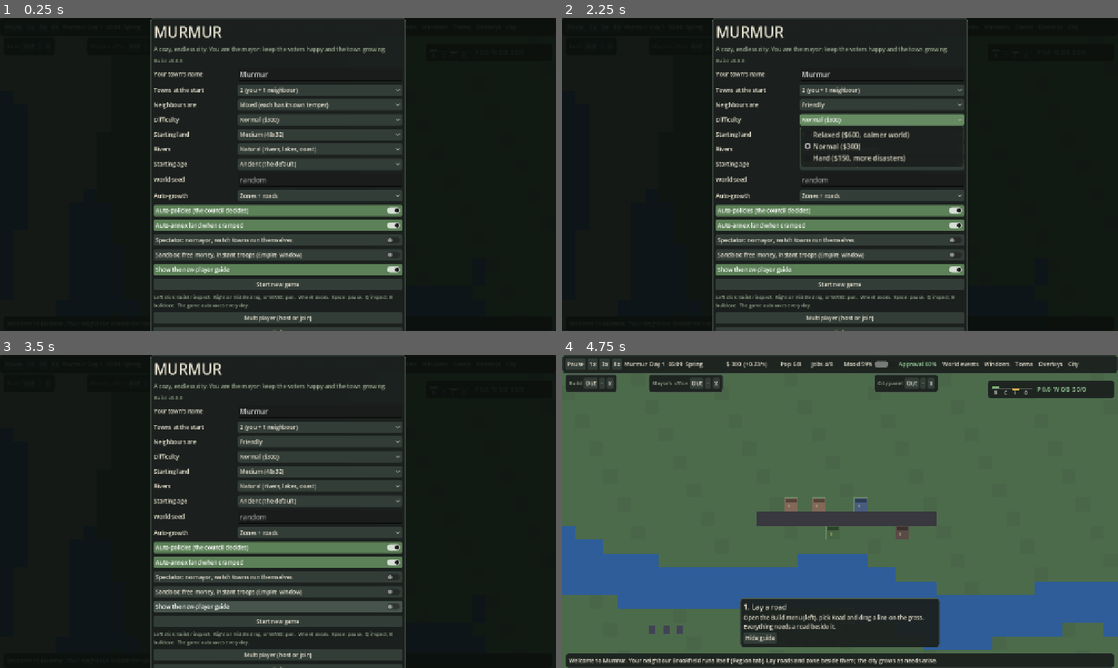
Above: before the commit, frames 1-4 (two rows, left to right).
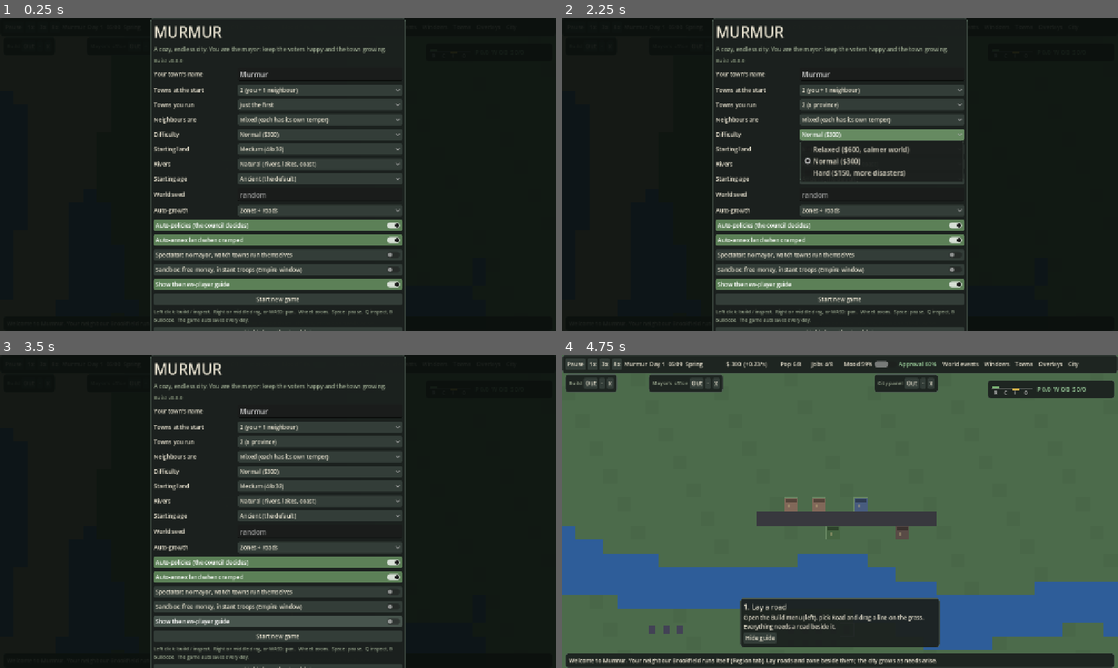
Above: after the commit, the same moments.

Repository: krugerhomeassistant/murmur
Game: Godot game, scene res://scenes/main.tscn
Two runs of this game, one before a commit and one after it. Both use one fixed random seed, a clock stepped at 60 frames per second and the inputs below.
Inputs (mouse positions are in pixels of both pictures, inside the frame that each line leads up to):
- Up to frame 1 (0.25 s): no input
- Up to frame 2 (2.25 s): click (884, 105) at 0.5 s, where only the run after the commit has a clickable "Just the first"; click "Normal ($300)" at 1.25 s; click "Normal ($300)" at 2 s
- Up to frame 3 (3.5 s): click "Show the new-player guide" at 2.75 s
- Up to frame 4 (4.75 s): click "Show the new-player guide" at 3.5 s; click "Start new game" at 4.25 s

The runs differ from the first frame. In frame 1, 13% of the frame differs, in the area x 27-73%, y 26-100%; in frame 2, 15%; in frame 3, 10%; in frame 4, less than 0.1%.

Commit message:
Scenario: towns you run and per-town ages

Diff:
--- a/client/scripts/main.gd
+++ b/client/scripts/main.gd
@@ -271,8 +271,9 @@
 		towns[k].acc = 0.3 * k
 		towns[k].set_start(lw, lh)
 		towns[k].ev_scale = [1.5, 1.0, 0.7][diff]
-	for t in towns:
-		Ages.set_age(t, o.get("age", Ages.LAST))
+	var ages: Array = o.get("ages", [])  # scenario: per-town age, the "age" option fills the rest
+	for k in towns.size():
+		Ages.set_age(towns[k], ages[k] if k < ages.size() else o.get("age", Ages.LAST))
 	city.coins = [600.0, 300.0, 150.0][diff]
 	city.auto_mode = o.get("auto", 2)
 	city.auto_policy = o.get("policy", true)
@@ -284,6 +285,14 @@
 			t.auto_mode = 2
 			t.auto_policy = true
 			t.auto_expand = true
+	for k in range(1, mini(int(o.get("runs", 1)), towns.size())):  # scenario: you run several towns (Tab switches)
+		var mine := towns[k]
+		mine.human = true
+		mine.coins = city.coins
+		mine.temper = 0.0
+		mine.auto_mode = city.auto_mode
+		mine.auto_policy = city.auto_policy
+		mine.auto_expand = city.auto_expand
 	if o.get("spectate", false):
 		headline = "Spectating: no mayor. Tab or the Towns menu switches town, F toggles auto-follow, 8x speeds it up."
 		return
--- a/client/scripts/setup.gd
+++ b/client/scripts/setup.gd
@@ -8,6 +8,7 @@
 var o_seed: LineEdit
 var o_sand: CheckButton
 var o_towns: OptionButton
+var o_runs: OptionButton
 var o_mood: OptionButton
 var o_diff: OptionButton
 var o_land: OptionButton
@@ -70,6 +71,7 @@
 	o_name.max_length = 18
 	_row(v, "Your town's name", o_name, "What your town is called.")
 	o_towns = _opt(v, "Towns at the start", ["1 (just you)", "2 (you + 1 neighbour)", "3 (you + 2 neighbours)", "4 (you + 3 neighbours)", "5", "6", "7", "8 (busy region)"], 1, "Neighbour towns run themselves. You trade, ally, embargo or fight with them. You can found more later from the Towns menu.")
+	o_runs = _opt(v, "Towns you run", ["Just the first", "2 (a province)", "4", "All of them (a continent)"], 0, "How many of the starting towns are yours. The rest run themselves. Tab switches between your towns. Never more than the towns at the start.")
 	o_mood = _opt(v, "Neighbours are", ["Friendly", "Mixed (each has its own temper)", "Prickly", "Random"], 1, "How the neighbours feel about you at the start. Friendly towns offer pacts; prickly ones smuggle, raid and demand tribute.")
 	o_diff = _opt(v, "Difficulty", ["Relaxed ($600, calmer world)", "Normal ($300)", "Hard ($150, more disasters)"], 1, "Starting money and how often world events strike.")
 	o_land = _opt(v, "Starting land", ["Small (40x24)", "Medium (48x32)", "Large (64x40)"], 1, "How much of the map you own at the start. You can annex more at any time.")
@@ -157,6 +159,7 @@
 	m.start_game({
 		"name": nm if nm != "" else "Murmur",
 		"towns": o_towns.selected + 1,
+		"runs": [1, 2, 4, 99][o_runs.selected],
 		"mood": o_mood.selected,
 		"diff": o_diff.selected,
 		"land": o_land.selected,
--- a/client/tests/scenario.gd
+++ b/client/tests/scenario.gd
@@ -1,5 +1,6 @@
 extends SceneTree
-## Scenario setup: the same world seed gives the same world and the same town sites, a different seed a different one.
+## Scenario setup: the same world seed gives the same world and the same town sites, a different seed a different one;
+## per-town ages and the number of towns you run are honoured and the planner keeps every town alive.
 
 
 func _init() -> void:
@@ -11,6 +12,11 @@
 	var b: World = m.world
 	m._fresh({"seed": 777, "towns": 3})
 	var c: World = m.world
-	var ok: bool = ages_ok and a.seed == b.seed and a.seed != c.seed and m.towns.size() == 3
-	print("SCENARIO_OK seed=%d" % a.seed if ok else "SCENARIO_FAIL ages=%s a=%d b=%d c=%d" % [ages_ok, a.seed, b.seed, c.seed])
+	m._fresh({"seed": 5, "towns": 4, "age": 1, "ages": [2, 0], "runs": 3})
+	var per_age: bool = [m.towns[0].age, m.towns[1].age, m.towns[2].age] == [2, 0, 1]
+	var runs: int = m.towns.filter(func(t: City) -> bool: return t.human).size()
+	m._fresh({"seed": 5, "towns": 2, "runs": 99})
+	var capped: bool = m.towns.filter(func(t: City) -> bool: return t.human).size() == 2
+	var ok: bool = ages_ok and a.seed == b.seed and a.seed != c.seed and m.towns.size() == 2 and per_age and runs == 3 and capped
+	print("SCENARIO_OK seed=%d" % a.seed if ok else "SCENARIO_FAIL ages=%s a=%d b=%d c=%d per_age=%s runs=%d capped=%s" % [ages_ok, a.seed, b.seed, c.seed, per_age, runs, capped])
 	quit(0 if ok else 1)
Not shown, changed: CHANGELOG.md
Not shown, changed: docs/SANDBOX_DESIGN.md
